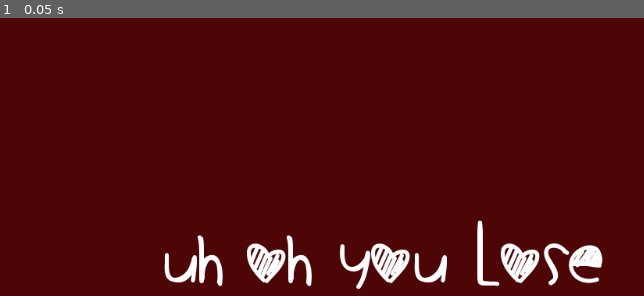
Above: before the commit, frame 1.
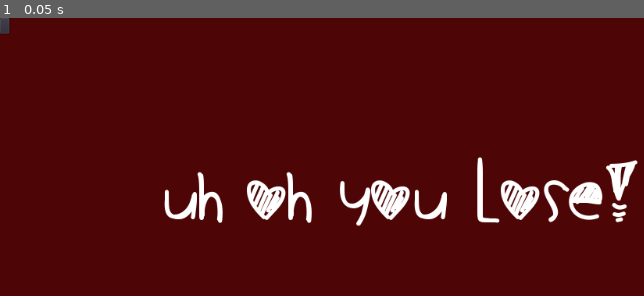
Above: after the commit, the same moment.

Repository: Cory47/UPGameJam
Game: Godot game, scene res://Levels/Lilian/Lose.tscn
Same seed, same stepped clock (60 frames per second), same inputs: the game is played once before the commit and once after it. This scene is started directly instead of the project's main scene.
Inputs:
- Up to frame 1 (0.05 s): no input

The runs differ from the first frame. In frame 1, 8.5% of the frame differs, in the area x 0-100%, y 0-98%.

Commit message:
Boss Idle Images

Diff:
--- a/Levels/Lilian/Lose.tscn
+++ b/Levels/Lilian/Lose.tscn
@@ -17,8 +17,12 @@
 anchor_right = 0.5
 anchor_bottom = 0.5
 margin_left = -305.5
-margin_top = -53.0
+margin_top = -134.0
 margin_right = 305.5
-margin_bottom = 53.0
+margin_bottom = -28.0
 theme = ExtResource( 1 )
-text = "UH OH You Lose"
+text = "UH OH You Lose!"
+
+[node name="play_again" type="Button" parent="."]
+margin_right = 12.0
+margin_bottom = 20.0
Binary file added: Images/Boss_idle(1).png
Not shown, added: Images/Boss_idle(1).png.import
Binary file added: Images/Boss_idle(2).png
Not shown, added: Images/Boss_idle(2).png.import
